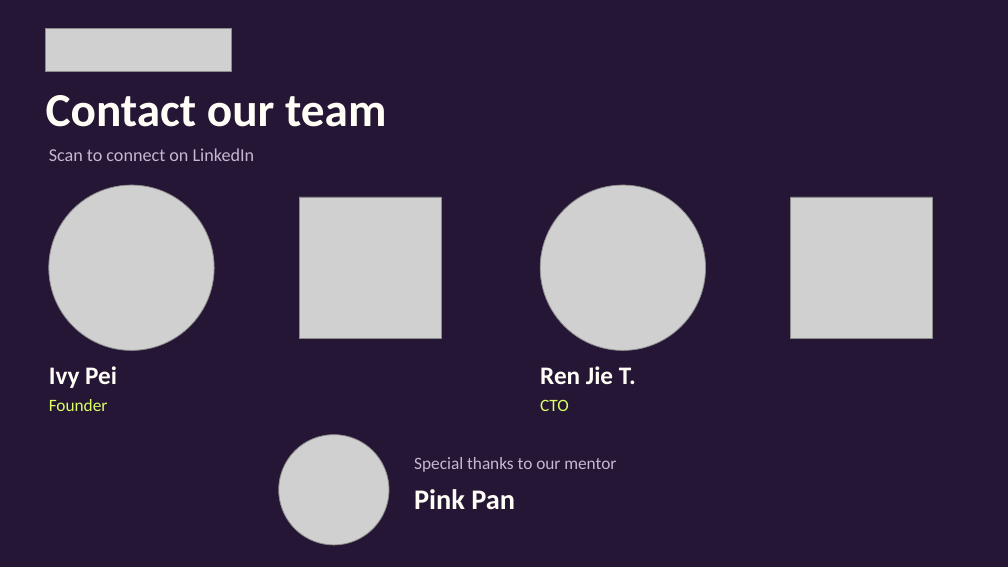
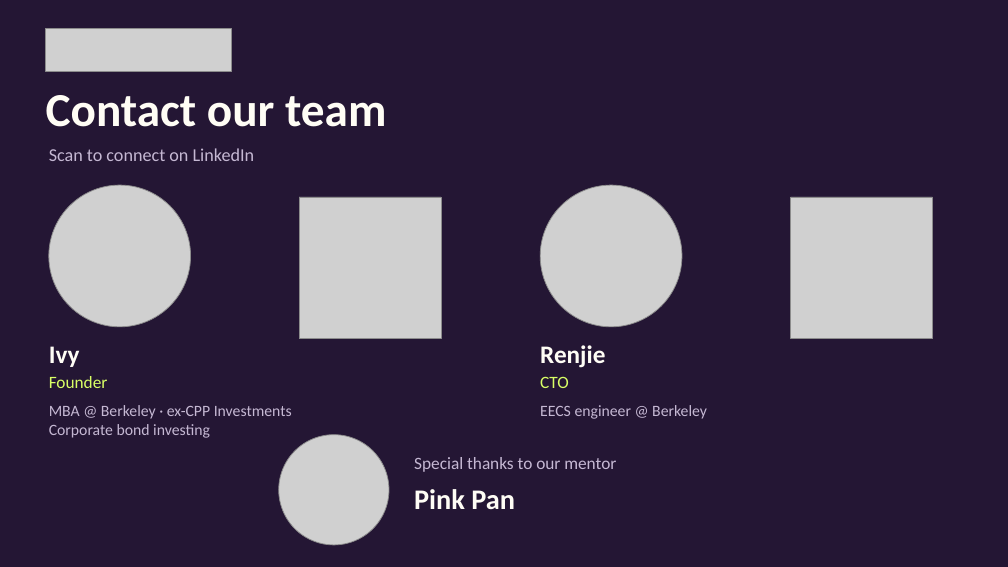
Before and after one commit to IvyPei/InCREDITble, a slide deck: slide 10 of prototype/share/present/InCreditble-live-pitch.pptx. Drawn at 1008x567 pixels with LibreOffice and Linux fonts; fonts in the diff are those of the drawing; grey boxes stand for pictures. Boxes give left, top, right and bottom in pixels: in the first picture for what was removed or moved away, otherwise in the second. Text is boxed around its words. In the diff, an @@ line names an element or a change of style, - is before the commit and + after.

Commit message:
Add concise founder and CTO backgrounds to live pitch

```diff
--- a/prototype/share/present/InCreditble-live-pitch.pptx
+++ b/prototype/share/present/InCreditble-live-pitch.pptx
@@ picture: place and size @@
-picture at box(49, 185, 215, 351)
+picture at box(49, 185, 191, 327)
@@ picture: place and size @@
-picture at box(541, 185, 706, 351)
+picture at box(541, 185, 683, 327)
@@ text at box(49, 346, 80, 367): text changed @@
-Ivy Pei
+Ivy
@@ text at box(540, 345, 605, 368): text changed @@
-Ren Jie T.
+Renjie
@@ text "Founder": place and size @@
-text "Founder" at box(49, 399, 108, 411)
+text "Founder" at box(49, 376, 108, 388)
@@ text "CTO": place and size @@
-text "CTO" at box(540, 399, 569, 411)
+text "CTO" at box(540, 376, 569, 388)
@@ text added at box(49, 405, 292, 438), 15 pt, text #C5B8D3 @@
+MBA @ Berkeley · ex-CPP Investments
+Corporate bond investing
@@ text added at box(540, 405, 707, 419), 15 pt, text #C5B8D3 @@
+EECS engineer @ Berkeley
```
Also in this commit, not shown: 1 other file.
